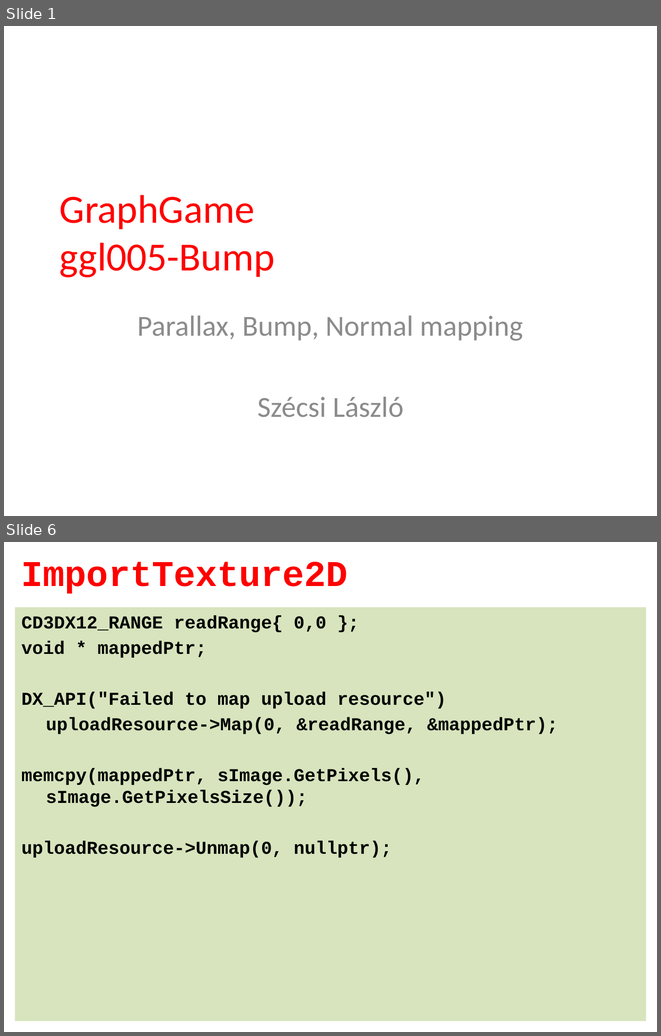
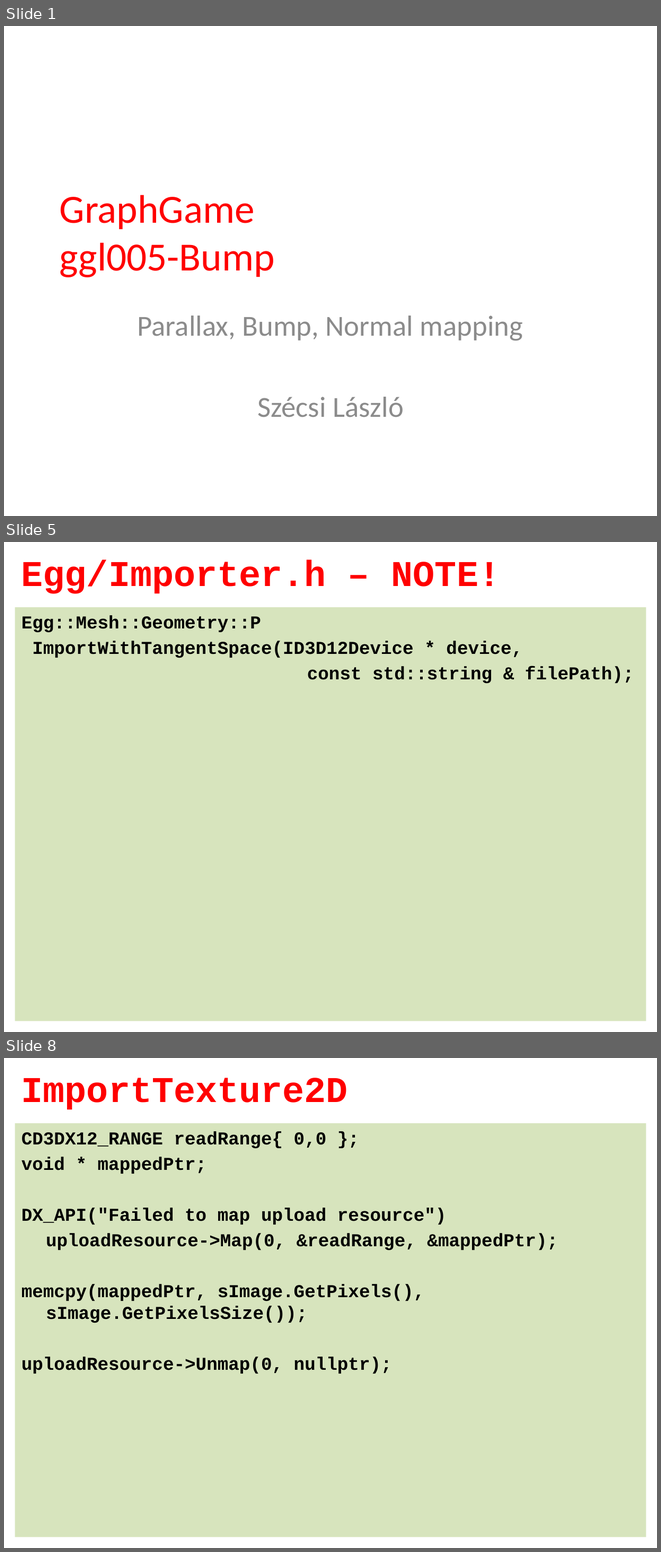
Before and after one commit to tyekx/dx12, a slide deck: Slides/ggl005-Bump.pptx. Shown one above the other, each under a label of ours: slides 1 and 6 before the commit, slides 1, 5 and 8 after it; the slides between them are not shown. The pictures are 661x1036 and 661x1552 pixels, drawn with LibreOffice and Linux fonts; fonts in the diff are those of the drawing; background and template pictures are left out. Boxes give left, top, right and bottom in pixels: in the first picture for what was removed or moved away, otherwise in the second. Text is boxed around its words. In the diff, an @@ line names an element or a change of style, - is before the commit and + after.

```diff
--- a/Slides/ggl005-Bump.pptx
+++ b/Slides/ggl005-Bump.pptx
@@ slide 5 added at (x1=4, y1=542, x2=657, y2=1032), background #FFFFFF @@
@@ title added at (x1=21, y1=560, x2=500, y2=594), 40 pt, text #FF0000, bold @@
+Egg/Importer.h – NOTE!
@@ text added at (x1=15, y1=607, x2=646, y2=1021), fill #D7E4BD, 20 pt, text #000000, bold @@
+Egg::Mesh::Geometry::P
+ImportWithTangentSpace(ID3D12Device * device,
+const std::string & filePath);
@@ what was slide 6 is now slide 8 @@
```
Also in this commit, not shown: 2 slides changed, 3 other slides added, 2 slides removed, 6 other files.
